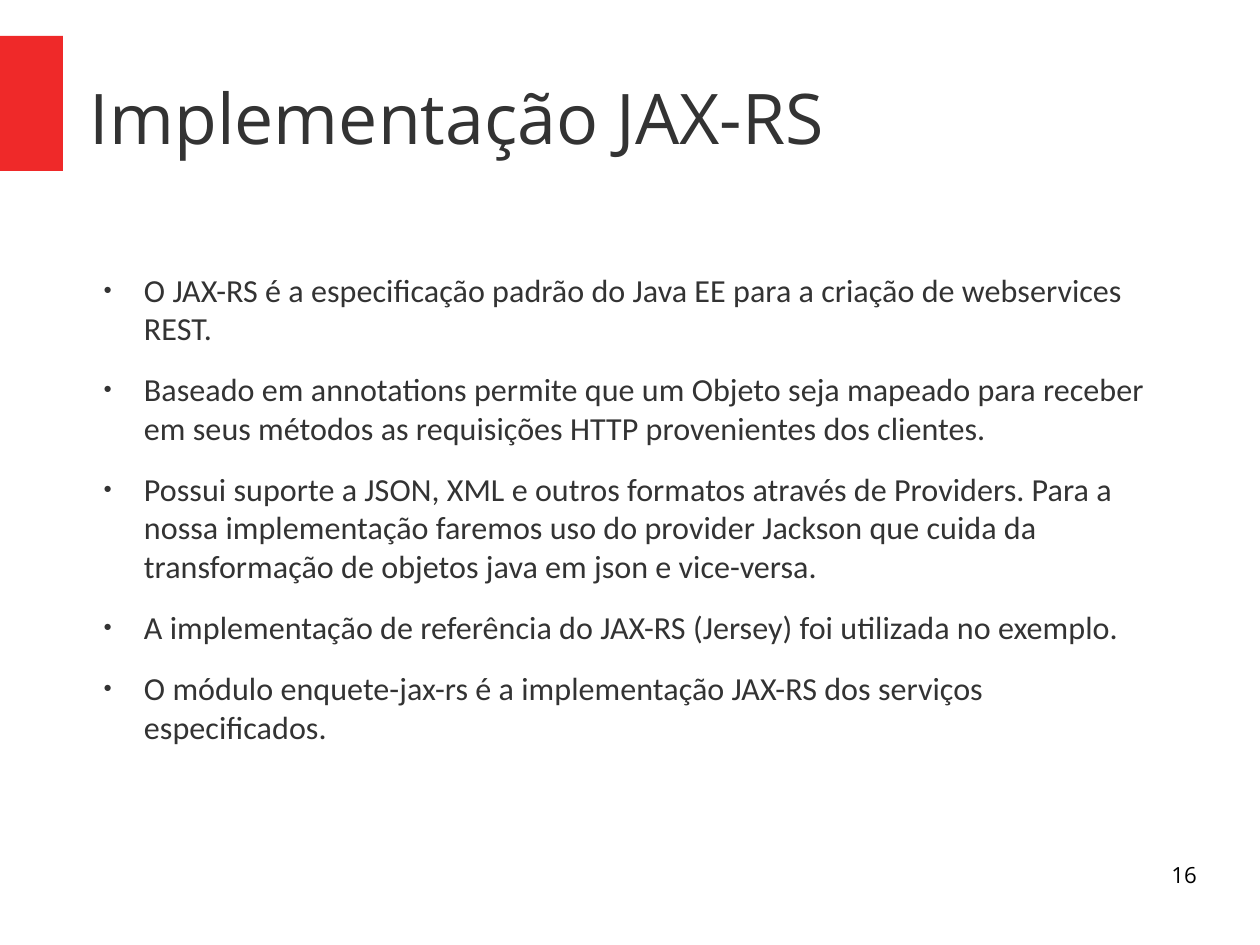
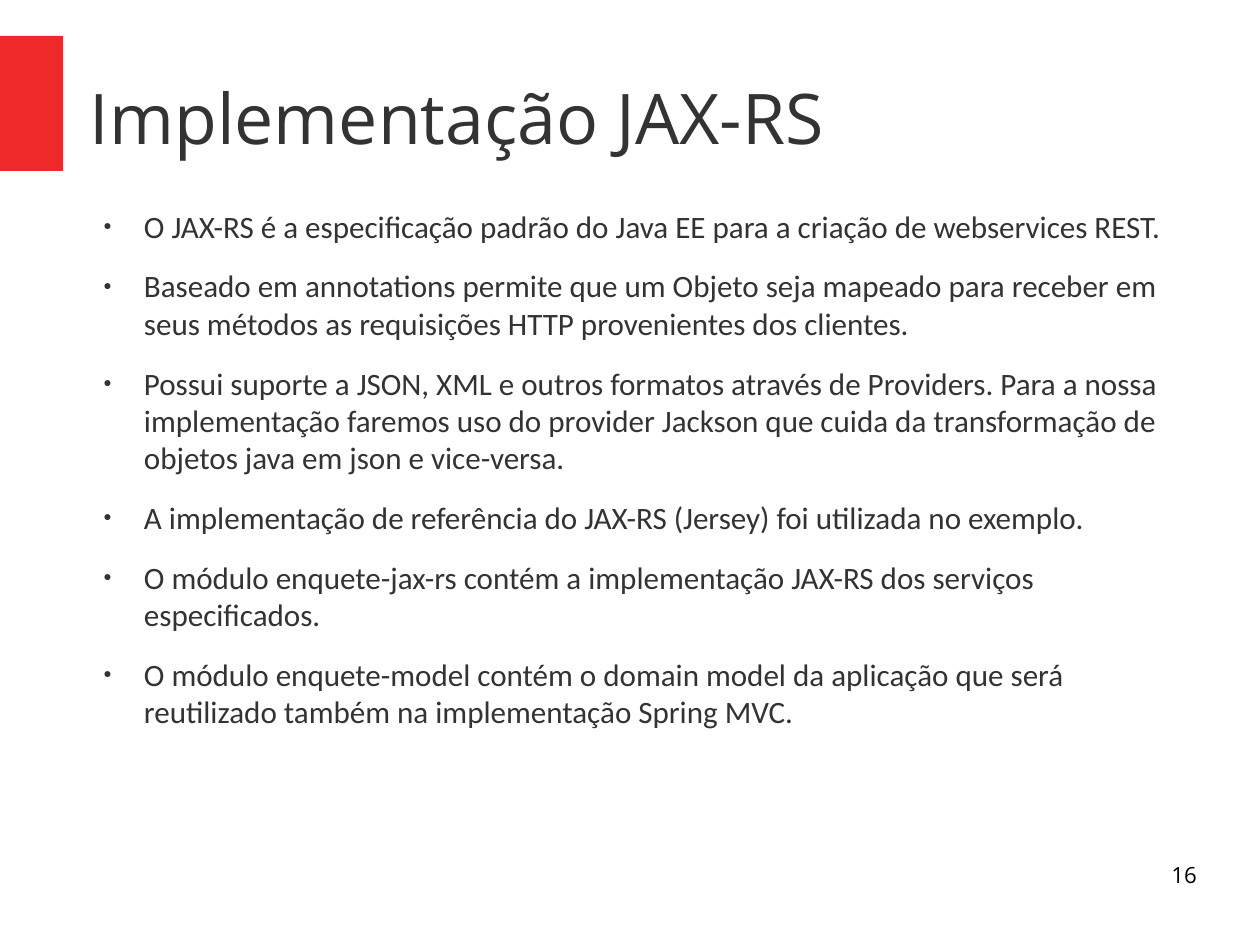
Before and after one commit to alexandrefvb/restful-webservices-workshop, a slide deck: slide 16 of apresentacao/parte2-pratica.odp. Drawn at 1260x945 pixels with LibreOffice and Linux fonts; fonts in the diff are those of the drawing. Boxes give left, top, right and bottom in pixels: in the first picture for what was removed or moved away, otherwise in the second. Text is boxed around its words. In the diff, an @@ line names an element or a change of style, - is before the commit and + after.

Commit message:
Apresentacao parte 2 - Spring MVC

```diff
--- a/apresentacao/parte2-pratica.odp
+++ b/apresentacao/parte2-pratica.odp
@@ text "O JAX-RS é a especificação ...": place and size @@
-text "O JAX-RS é a especificação ..." at [144, 279, 1143, 744]
+text "O JAX-RS é a especificação ..." at [144, 216, 1160, 729]
@@ text at [144, 216, 1160, 534]: size 20.2 to 19.6 pt in "O JAX-RS é a especificação padrão do ...", "Baseado em annotations permite que um Objeto ...", "Possui suporte a JSON, XML e outros ...", "A implementação de referência do JAX-RS (Jersey) ..." @@
@@ text at [144, 567, 1064, 729]: text changed; size 20.2 to 19.6 pt @@
-● O módulo enquete-jax-rs é a implementação JAX-RS dos serviços especificados.
+● O módulo enquete-jax-rs contém a implementação JAX-RS dos serviços especificados.
+● O módulo enquete-model contém o domain model da aplicação que será reutilizado também na implementação Spring MVC.
```
Also in this commit, not shown: 3 other slides changed, 14 slides added, 2 other files.
